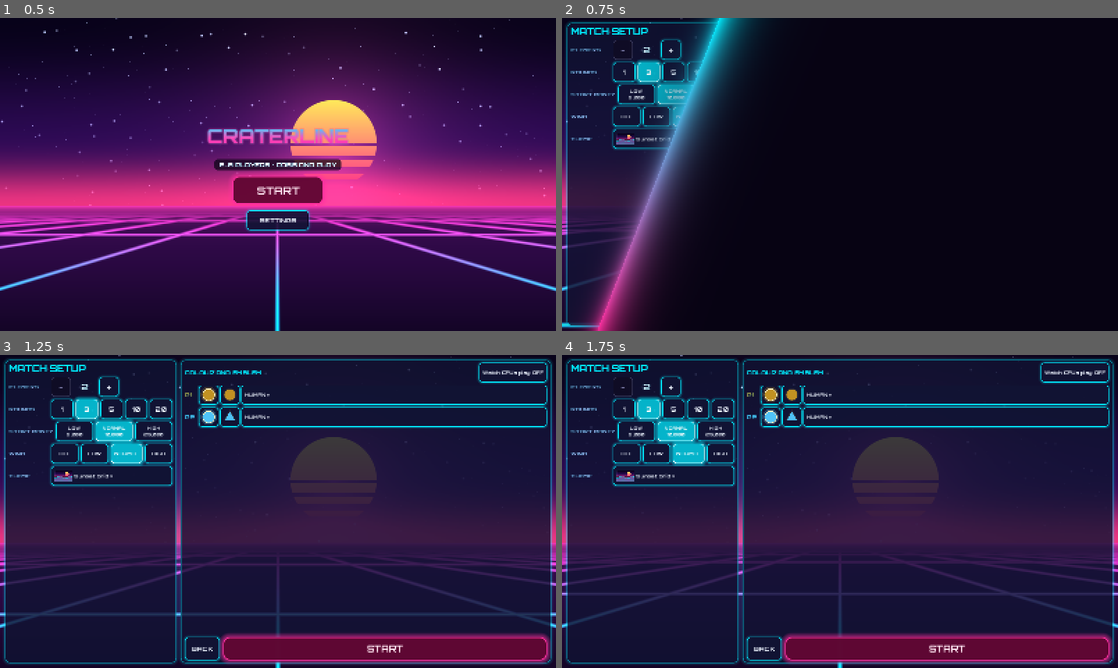
Above: before the commit, frames 1-4 (two rows, left to right).
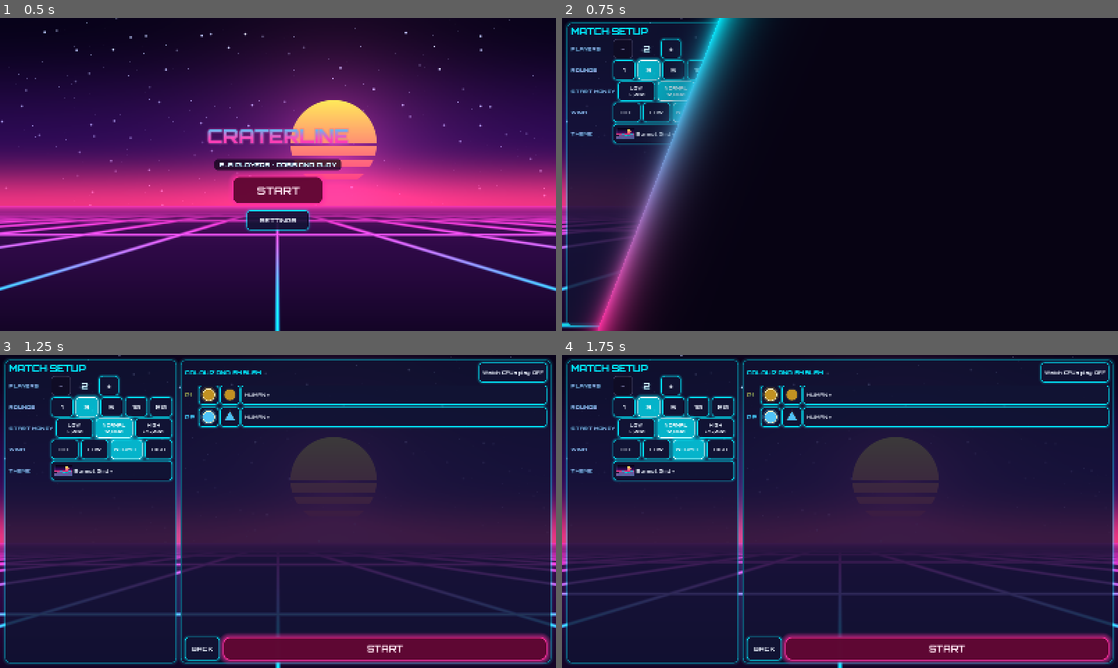
Above: after the commit, the same moments.

Repository: wrynn7-ctrl/scorched-earth-clone
Game: Godot game, scene res://ui/title/title_screen.tscn
Same seed, same stepped clock (60 frames per second), same inputs: the game is played once before the commit and once after it. Sound files missing from this copy of the repository are replaced by a short silence.
Inputs:
- Up to frame 1 (0.5 s): no input
- Up to frame 2 (0.75 s): click "START" at 0.5 s
- Up to frame 3 (1.25 s): no input
- Up to frame 4 (1.75 s): click "NORMAL 10,000" at 1.25 s

Frame 1 is identical in both runs. In frame 2, 2.2% of the frame differs, in the area x 1-26%, y 6-43%; in frame 3, 3.4%, in the area x 1-32%, y 6-43%; in frame 4, 3.4%.

Commit message:
WIP snapshot (unreviewed): themes, Easy retune, angle controls in progress
Co-Authored-By: Claude Opus 5.5 <noreply@anthropic.com>
Claude-Session: https://claude.ai/code/session_012B4uWmXsYgmowE2eZcuZho

Diff:
--- a/game/ui/setup/setup_screen.gd
+++ b/game/ui/setup/setup_screen.gd
@@ -402,7 +402,7 @@
 	UiScale.apply_edge_margins(_margin)
 	var pad: float = UiScale.dp(10.0)
 	_columns.add_theme_constant_override("separation", roundi(UiScale.dp(10.0)))
-	_options.add_theme_constant_override("separation", roundi(UiScale.dp(6.0)))
+	_options.add_theme_constant_override("separation", roundi(UiScale.dp(3.0)))
 	_players_box.add_theme_constant_override("separation", roundi(UiScale.dp(6.0)))
 	_rows.add_theme_constant_override("separation", roundi(UiScale.dp(6.0)))
 	_bottom.add_theme_constant_override("separation", roundi(UiScale.dp(8.0)))
